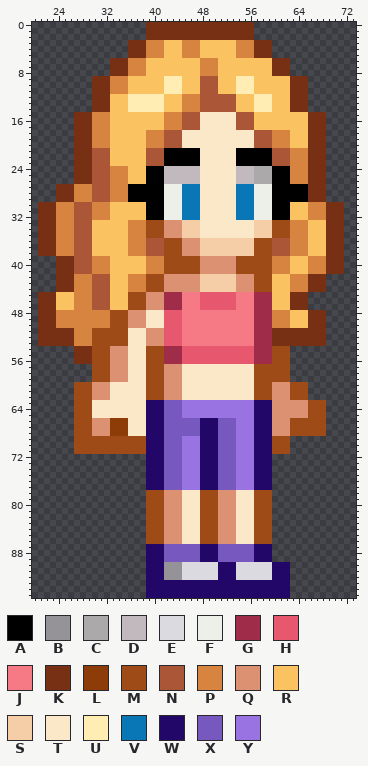
A pixel-art file gets an edit: src/assets/Sprite/geant_96x96.ase. This is how it looked before the edit.
96x96 pixels, 1 frame. Shown: x 20..73, y 0..95. The old version is drawn lined up with the new one.
Palette (. is transparent): A #000000  B #959398  C #aca9aa  D #c2b9be  E #dbdae0  F #ecf0e9  G #9f2d49  H #e7576e  J #f67a86  K #783015  L #8d3b07  M #9e4b17  N #ab5737  P #d88441  Q #dc9172  R #fac260  S #f5cda7  T #fbe8c9  U #ffedb4  V #0976b5  W #230768  X #7658bf  Y #9a73e2
Pixels before (only the part around the change), first column x 56:
23 AAAANNNPPPKKK.....
24 DCCCAAAPPPKKK.....
25 DCCCAAAPPPKKK.....
26 DCCCAAAPPPKKK.....
27 VFFFAAAAAAKKK.....
28 VFFFAAAAAAKKK.....
29 VFFFAAAAAAKKK.....
30 VFFFAAARRRPPPKKK..
31 VFFFAAARRRPPPKKK..
32 VFFFAAARRRPPPKKK..
33 TSSSMMMPPPRRRKKK..
34 TSSSMMMPPPRRRKKK..
35 TSSSMMMPPPRRRKKK..
36 SMMMNNNPPPRRRKKK..
37 SMMMNNNPPPRRRKKK..
38 SMMMNNNPPPRRRKKK..
39 MMMMPPPRRRPPPKKK..
40 MMMMPPPRRRPPPKKK..
41 MMMMPPPRRRPPPKKK..
42 QMMMRRRPPPKKK.....
43 QMMMRRRPPPKKK.....
44 QMMMRRRPPPKKK.....
45 JGGGRRRKKK........
46 JGGGRRRKKK........
47 JGGGRRRKKK........
The same view after the edit:
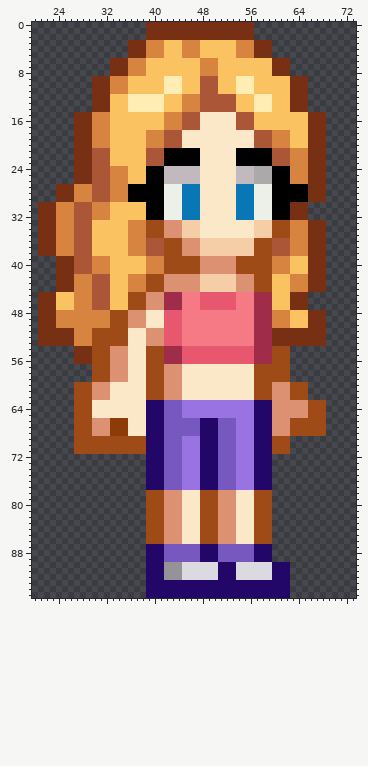
Change:
whole drawing moved by +3,+0 (the old picture is shown already moved)
Changed rows in their new state; - is an unchanged pixel.
first column x 63:
30 KKK......
31 KKK......
32 KKK......
33 ---KKK...
34 ---KKK...
35 ---KKK...
36 ---KKK...
37 ---KKK...
38 ---KKK...
39 ---KKK...
40 ---KKK...
41 ---KKK...
Boxes around the changes in both pictures, in picture pixels (x1, y1, x2, y2):
changed: (290, 202, 344, 274)
